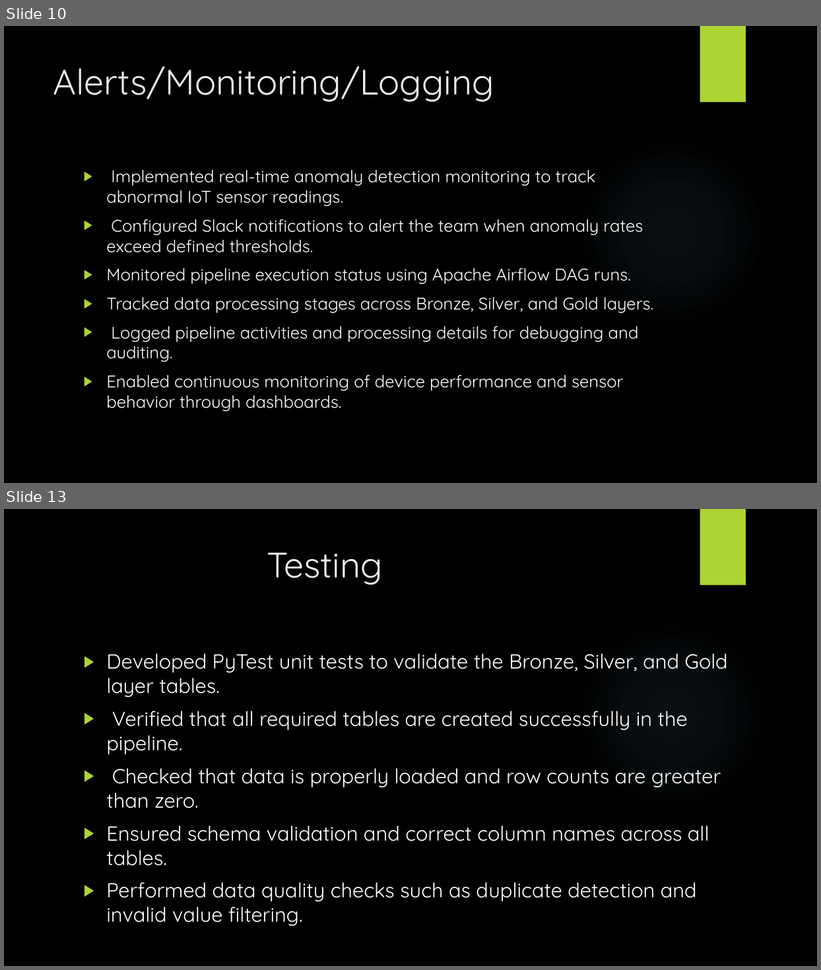
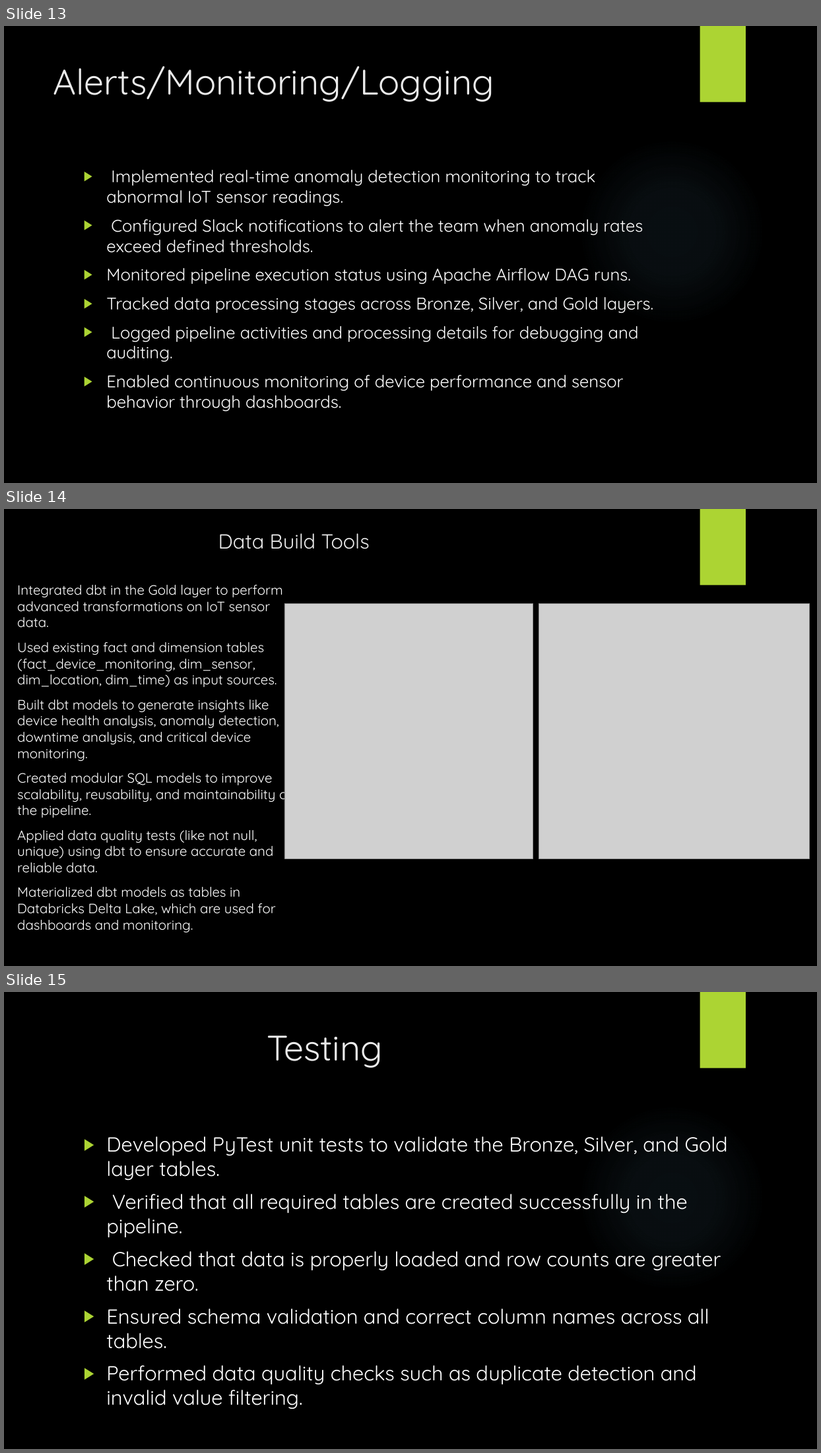
Before and after one commit to Mahendermaahi/-IoT-Sensor-Anomaly-Detection-Pipeline, a slide deck: Iot sensor anomoly detetction.pptx. Shown one above the other, each under a label of ours: slides 10 and 13 before the commit, slides 13, 14 and 15 after it; the slides between them are not shown. The pictures are 821x970 and 821x1453 pixels, drawn with LibreOffice and Linux fonts; fonts in the diff are those of the drawing; grey boxes stand for pictures; background and template pictures are left out. Boxes give left, top, right and bottom in pixels: in the first picture for what was removed or moved away, otherwise in the second. Text is boxed around its words. In the diff, an @@ line names an element or a change of style, - is before the commit and + after.

```diff
--- a/Iot sensor anomoly detetction.pptx
+++ b/Iot sensor anomoly detetction.pptx
@@ slide 14 added at [4,509,817,966], background picture (left out); not listed: 1 template element that a slide beside it also shows @@
@@ title added at [218,533,370,549], 24 pt, text #EBEBEB @@
+Data Build Tools
@@ text added at [17,585,292,933], 16 pt, text #FFFFFF @@
+Integrated dbt in the Gold layer to perform advanced transformations on IoT sensor data.
+Used existing fact and dimension tables (fact_device_monitoring, dim_sensor, dim_location, dim_time) as input sources.
+Built dbt models to generate insights like device health analysis, anomaly detection, downtime analysis, and critical device monitoring.
+Created modular SQL models to improve scalability, reusability, and maintainability of the pipeline.
+Applied data quality tests (like not null, unique) using dbt to ensure accurate and reliable data.
+Materialized dbt models as tables in Databricks Delta Lake, which are used for dashboards and monitoring.
@@ picture added at [284,603,533,859] @@
@@ picture added at [539,603,811,859] @@
@@ what was slide 10 is now slide 13 @@
@@ what was slide 13 is now slide 15 @@
```
Also in this commit, not shown: 3 slides changed, 3 other slides added, 2 slides removed, 16 other files.
